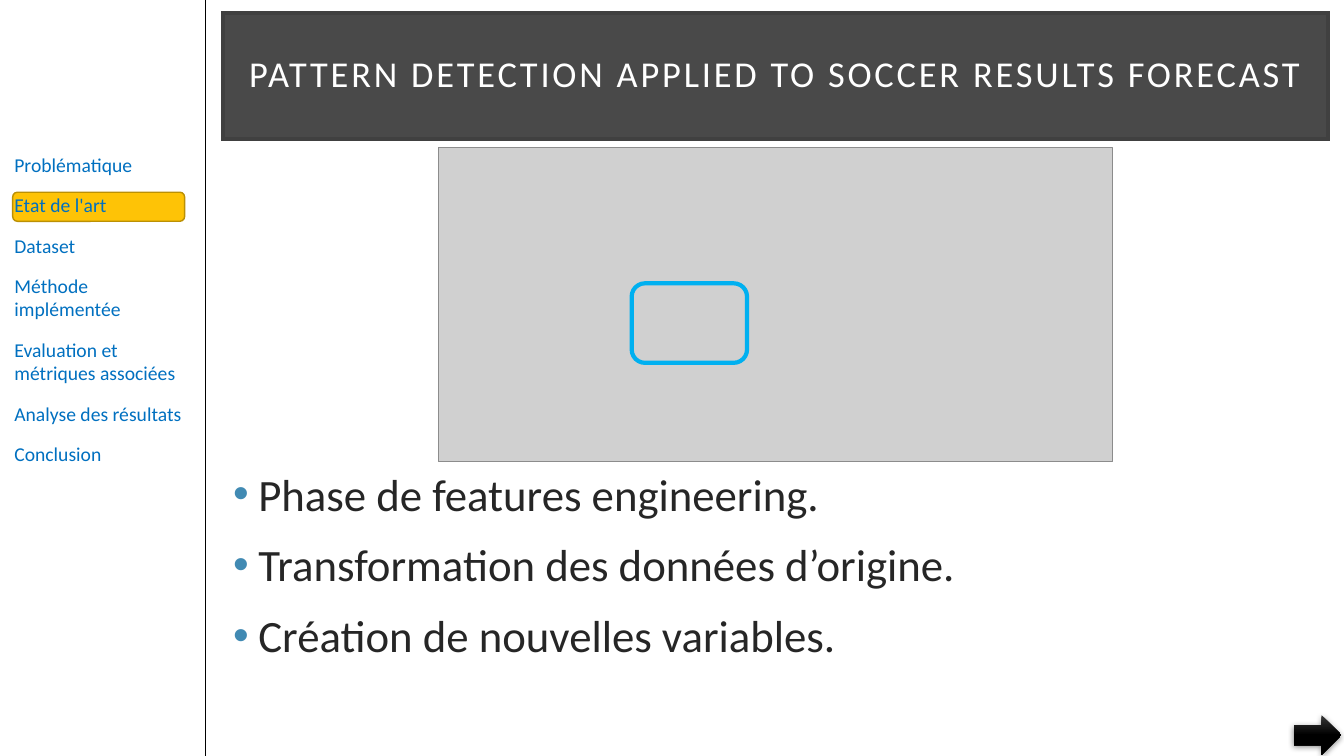
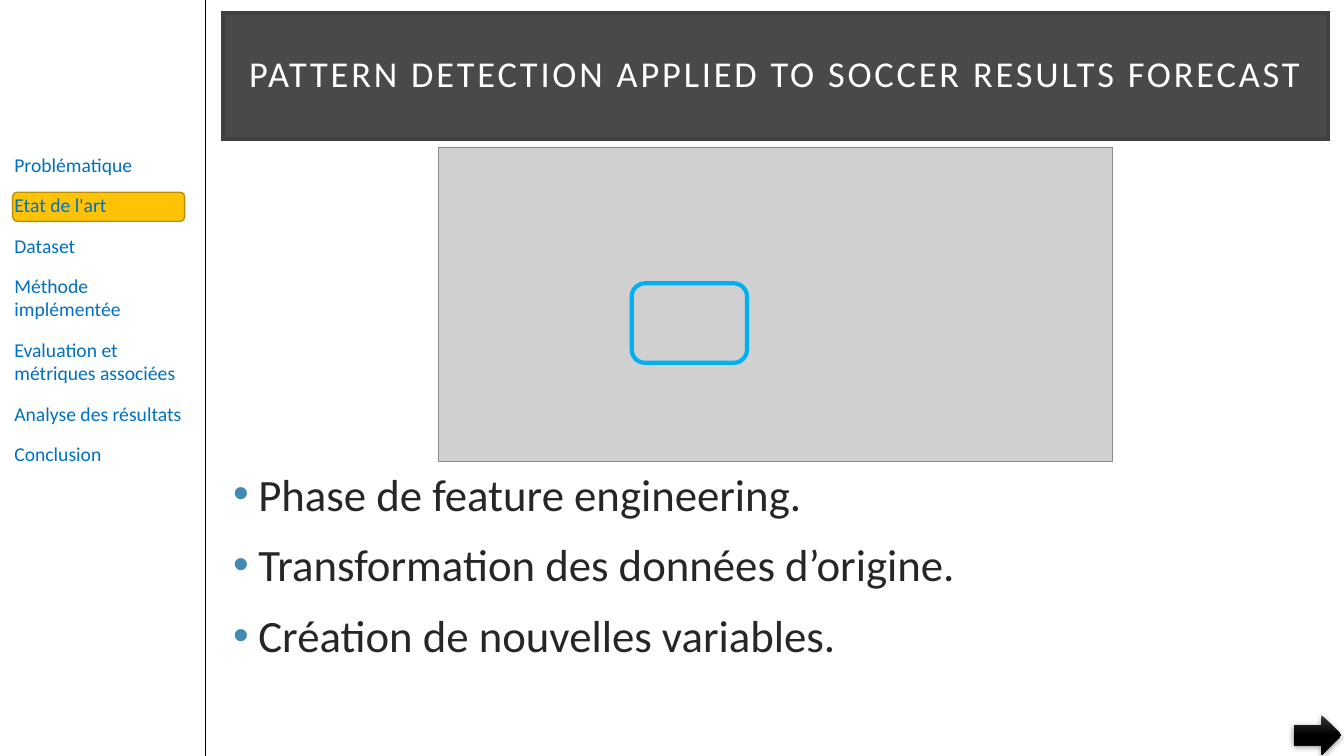
Before and after one commit to pfroide/python, a slide deck: slide 9 of Projet_8/p8.pptx. Drawn at 1344x756 pixels with LibreOffice and Linux fonts; fonts in the diff are those of the drawing; grey boxes stand for pictures. Boxes give left, top, right and bottom in pixels: in the first picture for what was removed or moved away, otherwise in the second. Text is boxed around its words. In the diff, an @@ line names an element or a change of style, - is before the commit and + after.

```diff
--- a/Projet_8/p8.pptx
+++ b/Projet_8/p8.pptx
@@ text at (x1=258, y1=480, x2=801, y2=519): text changed @@
-• Phase de features engineering.
+• Phase de feature engineering.
```
Also in this commit, not shown: 6 other slides changed, 3 slides added.
